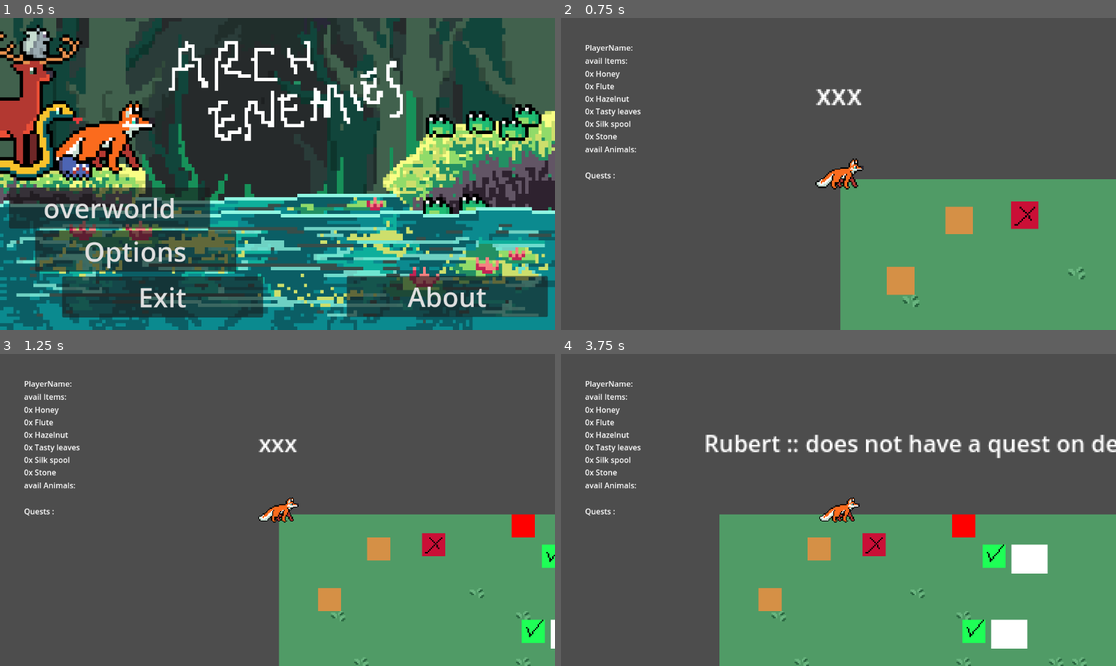
Above: before the commit, frames 1-4 (two rows, left to right).
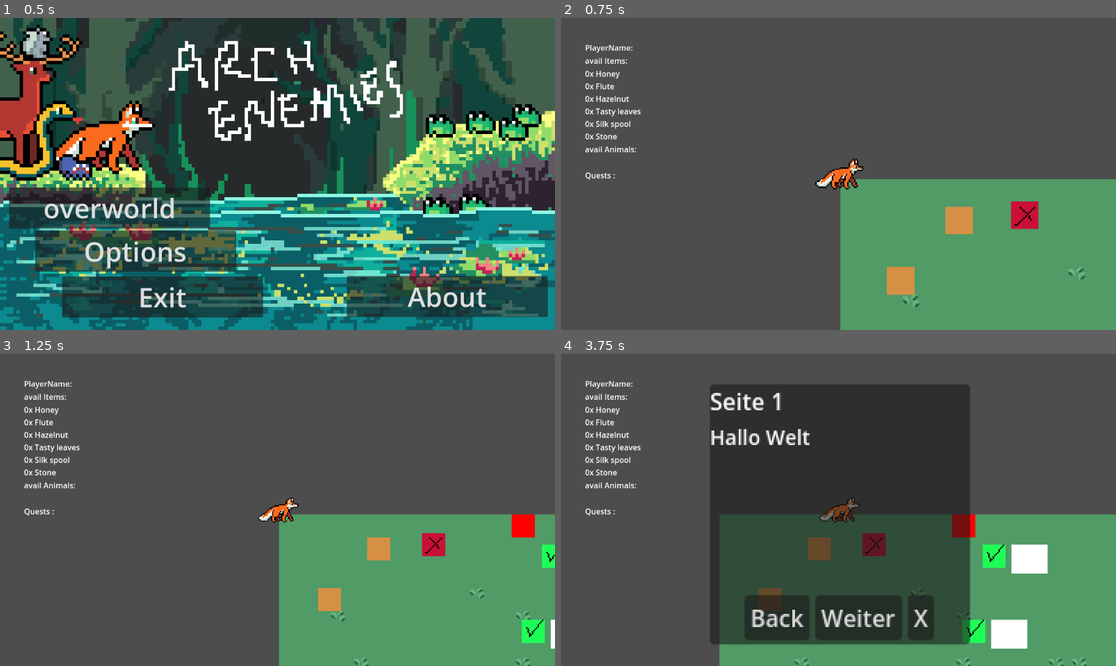
Above: after the commit, the same moments.

Repository: mango-gremlin/arch-enemies
Game: Godot game, scene res://overworld/ui/main_menu/main_menu.tscn
Two runs of this game, one before a commit and one after it. Both use one fixed random seed, a clock stepped at 60 frames per second and the inputs below.
Inputs (mouse positions are in pixels of both pictures, inside the frame that each line leads up to):
- Up to frame 1 (0.5 s): no input
- Up to frame 2 (0.75 s): click "overworld" at 0.5 s
- Up to frame 3 (1.25 s): no input
- Up to frame 4 (3.75 s): tap Enter at 1.25 s; move the mouse to (960, 494) at 1.27 s; hold D (move_right) 1.28-2.78 s; tap E (interact_overworld) at 1.35, 2.3, 3.6 s; tap Space (jump) at 1.52, 2.27 s; tap Q (use_item) at 1.55, 2.1, 3.05 s; move the mouse to (727, 525) at 2.02 s; move the mouse to (894, 441) at 2.77 s; press the mouse at (894, 441) at 2.78 s; hold A (left) 2.78-3.53 s; move the mouse to (810, 572) at 3.52 s; release the mouse at (810, 572) at 3.53 s; hold D (move_right) from 3.53 s (still down)

Frame 1 is identical in both runs. In frame 2, 0.3% of the frame differs, in the area x 45-55%, y 22-29%; in frame 3, 0.2%; in frame 4, 39%, in the area x 26-100%, y 9-94%.

Commit message:
added basic dialogue system #145 #188

Diff:
--- /dev/null
+++ b/Arch-enemies/overworld/dialogues/test_dialogue/ExampleData.gd
@@ -0,0 +1,9 @@
+extends Dialogue_Data
+
+
+class_name ExampleData
+
+# --- /
+# -- / class constructor
+func _init():
+	entries = [Page1.new(), Page2.new(), Page3.new()]
--- /dev/null
+++ b/Arch-enemies/overworld/dialogues/test_dialogue/Page1.gd
@@ -0,0 +1,29 @@
+extends Dialogue_Entry
+
+
+class_name Page1
+
+# --- /
+# -- / class constructor
+func _init():
+	pass
+
+func title() -> String:
+	return "Seite 1"
+
+
+func content() -> String:
+	return "Hallo Welt"
+
+
+# null ement in array means here disable button X
+func btn_text() -> Array[String]:
+	return ["Back", "Weiter", "X"]
+
+# btn button in from left to right, starting with 0
+func btn_action(btn: int):
+	if btn == 2:
+		SingletonPlayer.exit_dialogue()
+
+	if btn == 1:
+		SingletonPlayer.dialogue.select_page(1)
--- /dev/null
+++ b/Arch-enemies/overworld/dialogues/test_dialogue/Page2.gd
@@ -0,0 +1,33 @@
+extends Dialogue_Entry
+
+
+class_name Page2
+
+
+# --- /
+# -- / class constructor
+func _init():
+	pass
+
+func title() -> String:
+	return "Seite 2"
+
+
+func content() -> String:
+	return "Ich hoffe sowas war geweunscht"
+
+
+# null ement in array means here disable button X
+func btn_text() -> Array[String]:
+	return ["Back", "Weiter", "X"]
+
+# btn button in from left to right, starting with 0
+func btn_action(btn: int):
+	if btn == 0:
+		SingletonPlayer.dialogue.select_page(0)
+
+	if btn == 1:
+		SingletonPlayer.dialogue.select_page(2)
+
+	if btn == 2:
+		SingletonPlayer.exit_dialogue()
--- /dev/null
+++ b/Arch-enemies/overworld/dialogues/test_dialogue/Page3.gd
@@ -0,0 +1,28 @@
+extends Dialogue_Entry
+
+
+class_name Page3
+
+
+# --- /
+# -- / class constructor
+func _init():
+	pass
+
+func title() -> String:
+	return "Seite 3"
+
+
+func content() -> String:
+	return "Mal gucken, nhhh"
+
+
+# "" element in array means here disable button X
+func btn_text() -> Array[String]:
+	return ["Beenden", "", ""]
+
+# btn button in from left to right, starting with 0
+func btn_action(btn: int):
+	if btn == 0:
+		SingletonPlayer.dialogue.finish_dialogue()
+		SingletonPlayer.exit_dialogue()
--- a/Arch-enemies/overworld/entities/Player/Player.gd
+++ b/Arch-enemies/overworld/entities/Player/Player.gd
@@ -32,7 +32,14 @@
 
 func player_movement(delta):
 	# disallow movement when in dialogue
-	if SingletonPlayer.is_in_dialogue:
+	if SingletonPlayer.dialogue.in_dialogue():
+		if Input.is_action_just_pressed("move_left"): # work around for not working button pressed listeners
+			SingletonPlayer.dialogue.btn_action(0)
+		elif Input.is_action_just_pressed("move_down"):
+			SingletonPlayer.dialogue.btn_action(1)
+		elif Input.is_action_just_pressed("move_right"):
+			SingletonPlayer.dialogue.btn_action(2)
+
 		return
 	velocity = Vector2.ZERO
 	if Input.is_action_pressed("move_up"):
@@ -109,9 +116,14 @@
 			Interactable.InteractionType.NPC:
 				print("interacting with npc")
 				# entering dialogue, disable movement
-				SingletonPlayer.enter_dialogue(interaction_data["npc_id"])
-
+
+				if interaction_data["dialogue_data"] != null and not interaction_data["dialogue_data"].finished:
+					SingletonPlayer.enter_dialogue(interaction_data["dialogue_data"])
+
+				print("setting interaction label " + interaction_data["dialogue"])
 				set_interactionLabel(interaction_data["dialogue"])
+				# EVELYN, is this my fault that the interaction labels don't update anymore?
+
 				# FIXME should be easier when done with separate **dialogue system**
 				var reward_type:NPC_interaction.QuestReward = interaction_data["reward_type"]
 				var received_reward = interaction_data["reward"]
--- /dev/null
+++ b/Arch-enemies/overworld/entities/Player/npc.gd
@@ -0,0 +1,54 @@
+extends Panel
+
+
+# Called when the node enters the scene tree for the first time.
+func _ready():
+	set_text("Hello", "World!")
+	set_buttons(["I", "hate", "Godot"])
+	hide()
+
+	SingletonPlayer.dialogue.npc_control_instance = self
+
+
+# Called every frame. 'delta' is the elapsed time since the previous frame.
+func _process(delta):
+	pass
+
+
+func set_text(headline: String, body: String):
+	$row/name.text = headline
+	$row/content.text = body
+
+
+# null means disabled button, no fixme here xD
+func set_buttons(txt: Array[String]):
+	if len(txt) != 3:
+		print("Current UI only supportes 3 buttons")
+		return
+
+	for btn_index in range(0, 3):
+		var btn = get_node("row/buttons/Btn" + str(btn_index + 1))
+
+		if btn == null:
+			print("BUTTON IS null???")
+
+		if txt[btn_index] != "":
+			btn.text = txt[btn_index]
+			btn.show()
+		else:
+			btn.hide()
+
+
+func _on_btn_1_pressed():
+	print("NPC INTERACTION BTN 1 PRESSED")
+	SingletonPlayer.dialogue.btn_action(0)
+
+
+func _on_btn_2_pressed():
+	print("NPC INTERACTION BTN 2 PRESSED")
+	SingletonPlayer.dialogue.btn_action(1)
+
+
+func _on_btn_3_pressed():
+	print("NPC INTERACTION BTN 3 PRESSED")
+	SingletonPlayer.dialogue.btn_action(2)
--- a/Arch-enemies/overworld/entities/interaction_overworld/interactionspot.gd
+++ b/Arch-enemies/overworld/entities/interaction_overworld/interactionspot.gd
@@ -89,6 +89,7 @@
 	# TODO might be a separate scene that is called to run player through the interaction?
 	var received_id = parent_node.obtain_id()
 	var dialogue_string = parent_node.obtain_formatted_dialogue()
+	var dialogue_data = parent_node.dialogue_data
 	var required_item = parent_node.obtain_required_item()
 
 	# only useful when we have an item-reward!
@@ -99,6 +100,7 @@
 	var interaction_dict:Dictionary = {
 		"npc_id":received_id,
 		"dialogue":dialogue_string,
+		"dialogue_data":dialogue_data,
 		"reward":received_reward,
 		"reward_type": reward_type
 
--- a/Arch-enemies/overworld/entities/interaction_overworld/npc_interaction.gd
+++ b/Arch-enemies/overworld/entities/interaction_overworld/npc_interaction.gd
@@ -6,6 +6,7 @@
 # -- | base properties for npc instance
 
 # -- / FIXME REMOVE BECAUSE STORED IN NPC NOW !
+# not fully implemented your NPC_interaction, i don't see the necessarity yet
 var interaction_type: Interactable.InteractionType = Interactable.InteractionType.NPC
 
 # denotes id of bridge-level this will be linked to
@@ -36,6 +37,12 @@
 # -- / Dialoque options
 #FIXME
 # requires option to represent and set a dialogue
+
+# this is our created dialogue
+# THIS IS NOT A GOOD SOLUTION, GODOT DOESN'T ALLOW FOR SETTING NON NODE OBJECT AS @export
+# two solutions: create node in scope for each dialogue or a dict npc_id, dialogue_data
+var dialogue_data: Dialogue_Data = ExampleData.new()
+
 @export var dialogue_quest_undone: String = "quest undone so far"
 @export var dialogue_quest_done :String = "quest is done"
 
@@ -86,9 +93,11 @@
 	return npc_name
 
 # return the dialogue based on conditio ( quest done / undone )
+# @Evelyn: check_quest_condition contains the new finished condition, where do you actually update is_recruited = true?
+# didn't find that, so, a small work around to show that everything works
 func obtain_dialogue() -> String:
 	if is_recruited:
-		return dialogue_quest_done
+		return dialogue_quest_done # with my dialogue system, there's no need to show this anymore, it just opens the window
 	else:
 		return dialogue_quest_undone
 
@@ -109,7 +118,7 @@
 					return true
 				return false
 			NPC_interaction.Quest.NPC:
-				if SingletonPlayer.check_npc_state(required_npc_id):
+				if dialogue_data.finished: # correct?
 					# visited npc already
 					return true
 				return false
@@ -148,6 +157,7 @@
 
 # returns formatted dialogue
 # TODO should maybe contain the active state of the conversation
+# how? the message might be to long to display, see example dialogue
 func obtain_formatted_dialogue() ->String:
 	var dialogue_string:String = "%s :: %s!"
 	var received_name = obtain_name()
--- a/Arch-enemies/overworld/main_scene_overworld.tscn
+++ b/Arch-enemies/overworld/main_scene_overworld.tscn
@@ -108,4 +108,3 @@
 shape = SubResource("RectangleShape2D_25akq")
 
 [connection signal="saved_player" from="Player" to="." method="_on_player_saved_player"]
-[connection signal="updated_inventory" from="Player" to="overworld_ui" method="_on_player_updated_inventory"]
--- a/Arch-enemies/overworld/overworld_test_scene.tscn
+++ b/Arch-enemies/overworld/overworld_test_scene.tscn
@@ -15,6 +15,7 @@
 script = ExtResource("1_68nsw")
 
 [node name="Player" parent="." instance=ExtResource("2_t5ll0")]
+visible = false
 
 [node name="world" parent="." instance=ExtResource("3_1pyue")]
 
@@ -109,4 +110,3 @@
 dialogue_quest_done = "thanks for the item!"
 
 [connection signal="saved_player" from="Player" to="." method="_on_player_saved_player"]
-[connection signal="updated_inventory" from="Player" to="overworld_ui" method="_on_player_updated_inventory"]
--- a/Arch-enemies/overworld/scenes/player.tscn
+++ b/Arch-enemies/overworld/scenes/player.tscn
@@ -1,8 +1,10 @@
-[gd_scene load_steps=11 format=3 uid="uid://dndu4pg1i3tlf"]
+[gd_scene load_steps=13 format=3 uid="uid://dndu4pg1i3tlf"]
 
 [ext_resource type="Script" path="res://overworld/entities/Player/Player.gd" id="1_lcx6v"]
 [ext_resource type="Texture2D" uid="uid://802nqkliaru4" path="res://assets/art/characters/fox.png" id="2_tenk7"]
 [ext_resource type="Script" path="res://overworld/entities/Player/ZoomCamera.gd" id="3_y8j37"]
+[ext_resource type="Texture2D" uid="uid://b140cjg8pebfw" path="res://assets/art/objects/npc-background.png" id="4_h0meo"]
+[ext_resource type="Script" path="res://overworld/entities/Player/npc.gd" id="4_nsusk"]
 
 [sub_resource type="RectangleShape2D" id="RectangleShape2D_8xcpl"]
 size = Vector2(23, 9)
@@ -85,14 +87,17 @@
 z_index = 1
 
 [node name="interactionarea" type="Area2D" parent="interactioncomponents"]
+visible = false
 collision_layer = 0
 collision_mask = 8
 monitorable = false
 
 [node name="CollisionShape2D" type="CollisionShape2D" parent="interactioncomponents/interactionarea"]
+visible = false
 shape = SubResource("CircleShape2D_hpei2")
 
 [node name="InteractLabel" type="Label" parent="interactioncomponents"]
+visible = false
 offset_left = -94.0
 offset_top = -62.0
 offset_right = 94.0
@@ -101,5 +106,65 @@
 horizontal_alignment = 1
 vertical_alignment = 1
 
+[node name="npc" type="Panel" parent="interactioncomponents"]
+offset_left = -90.0
+offset_top = -90.0
+offset_right = 90.0
+offset_bottom = 90.0
+script = ExtResource("4_nsusk")
+
+[node name="background" type="Sprite2D" parent="interactioncomponents/npc"]
+position = Vector2(90, 90)
+scale = Vector2(180, 180)
+texture = ExtResource("4_h0meo")
+
+[node name="row" type="VBoxContainer" parent="interactioncomponents/npc"]
+layout_mode = 1
+anchors_preset = 8
+anchor_left = 0.5
+anchor_top = 0.5
+anchor_right = 0.5
+anchor_bottom = 0.5
+offset_left = -90.0
+offset_top = -90.0
+offset_right = 90.0
+offset_bottom = 90.0
+grow_horizontal = 2
+grow_vertical = 2
+
+[node name="name" type="Label" parent="interactioncomponents/npc/row"]
+layout_mode = 2
+text = "Das ist der NPC Name"
+
+[node name="content" type="Label" parent="interactioncomponents/npc/row"]
+custom_minimum_size = Vector2(0, 115)
+layout_mode = 2
+theme_override_constants/line_spacing = -5
+theme_override_font_sizes/font_size = 14
+text = "designed by a swabian skiller with much love
+LLLLLLLLLLLLLLLLLLLLLLLLLLLLLLLLLLLLLLLLLLLLLLLLLL
+LLLLLLLLLLLLLLLLLLLLLLLLLLLLLLLLLLLLLLLLLLLLLL"
+autowrap_mode = 1
+clip_text = true
+
+[node name="buttons" type="HBoxContainer" parent="interactioncomponents/npc/row"]
+layout_mode = 2
+alignment = 1
+
+[node name="Btn1" type="Button" parent="interactioncomponents/npc/row/buttons"]
+layout_mode = 2
+text = "Accept"
+
+[node name="Btn2" type="Button" parent="interactioncomponents/npc/row/buttons"]
+layout_mode = 2
+text = "Decline"
+
+[node name="Btn3" type="Button" parent="interactioncomponents/npc/row/buttons"]
+layout_mode = 2
+text = "Exit"
+
 [connection signal="area_entered" from="interactioncomponents/interactionarea" to="." method="_on_interactionarea_area_entered"]
 [connection signal="area_exited" from="interactioncomponents/interactionarea" to="." method="_on_interactionarea_area_exited"]
+[connection signal="pressed" from="interactioncomponents/npc/row/buttons/Btn1" to="interactioncomponents/npc" method="_on_btn_1_pressed"]
+[connection signal="pressed" from="interactioncomponents/npc/row/buttons/Btn2" to="interactioncomponents/npc" method="_on_btn_2_pressed"]
+[connection signal="pressed" from="interactioncomponents/npc/row/buttons/Btn3" to="interactioncomponents/npc" method="_on_btn_3_pressed"]
--- /dev/null
+++ b/Arch-enemies/overworld/scripts/dialogue/Dialogue.gd
@@ -0,0 +1,58 @@
+# class: Dialogue
+# --- /
+# Main handler for npc dialogues in the overworld
+class_name Dialogue
+
+var is_in_dialogue:bool = false
+var active_dialogue:Dialogue_Data = null
+
+# no type here, on startup, this will be configured
+var npc_control_instance = null
+
+# --- /
+# -- / class constructor
+func _init():
+	pass
+
+func enter_dialogue(dialogue:Dialogue_Data):
+
+	is_in_dialogue = true
+	active_dialogue = dialogue
+
+	active_dialogue.select_page(0)
+
+func in_dialogue() -> bool:
+	return is_in_dialogue
+
+func exit_dialogue():
+	is_in_dialogue = false
+	active_dialogue = null
+
+	# hide panel
+	npc_control_instance.hide()
+
+func select_page(page: int):
+	if active_dialogue == null:
+		print("NO DIALOGUE STARTED, CAN'T CHANGE PAGE")
+		return
+
+	active_dialogue.select_page(page)
+
+func btn_action(btn: int):
+	if active_dialogue == null:
+		return
+
+	active_dialogue.btn_action(btn)
+
+
+# THIS METHOD CHANGES THE DIALOGUE_DATA, SETS IT TO FINISHED, AS A CONSEQUENCE, IN THE NPC ITSELF, THE OBJECT IS GONNA CHANGE,
+# THIS WAY, YOU FIND OUT, WHICH DIALOGUE IS COMPLETED
+# FINISH_DIALOGUE ITSELF MUST BE CALLED FROM INSIDE A CONCRETE DIALOGUE
+func finish_dialogue():
+	if active_dialogue == null:
+		print("NO DIALOGUE TO FINISH")
+		return
+
+	print("DIALOGUE FINISHED")
+
+	active_dialogue.finished = true
--- /dev/null
+++ b/Arch-enemies/overworld/scripts/dialogue/Dialogue_Data.gd
@@ -0,0 +1,38 @@
+# class: Dialogue_Data
+# --- /
+# representation of the complete dialog
+class_name Dialogue_Data
+
+var entries: Array[Dialogue_Entry] = []
+var currentEntry: int = 0
+var finished: bool = false
+
+# --- /
+# -- / class constructor
+func _init():
+	pass
+
+
+func select_page(page: int):
+	if page >= len(entries):
+		print("ERROR, INVALID PAGE NUMBER SUPPLIED")
+		return
+
+	currentEntry = page
+
+	# of course, no data type here, idk how to work with signals
+	var control_instance = SingletonPlayer.dialogue.npc_control_instance
+
+	var entry: Dialogue_Entry = entries[currentEntry]
+
+	# set title and content
+	control_instance.set_text(entry.title(), entry.content())
+
+	# set button text
+	control_instance.set_buttons(entry.btn_text())
+
+	# show panel
+	control_instance.show()
+
+func btn_action(btn: int):
+	entries[currentEntry].btn_action(btn)
--- /dev/null
+++ b/Arch-enemies/overworld/scripts/dialogue/Dialogue_Entry.gd
@@ -0,0 +1,27 @@
+# class: Dialogue_Entry
+# --- /
+# representation of a single dialogue (with text & button actions),
+# use this class as a template (inheritance)
+class_name Dialogue_Entry
+
+# --- /
+# -- / class constructor
+func _init():
+	pass
+
+
+func title() -> String:
+	return "default"
+
+
+func content() -> String:
+	return "no text specified"
+
+
+# null ement in array means here disable button X
+func btn_text() -> Array[String]:
+	return ["Accept", "Decline", "Exit"]
+
+# btn button in from left to right, starting with 0
+func btn_action(btn: int):
+	pass
--- a/Arch-enemies/singleton_scripts/singleton_player.gd
+++ b/Arch-enemies/singleton_scripts/singleton_player.gd
@@ -115,22 +115,7 @@
 	# possibly more
 }
 
-var is_in_dialogue:bool = false
-# may be improved
-var active_dialogue:int = 0
-var test:Array
-
-# Dictionary of NPC's that have been talked to
-# -> key: integer : denoting npc_id
-# -> value: bool : denoting whether interaction was done or not
-# FIXME might lead to wrong interpretation ?
-var npc_talked_to: Array = [0]
-
-# checks whether player already interacted with npc
-func check_npc_state(npc_id:int) -> bool:
-	if npc_talked_to.has(npc_id):
-		return true
-	return false
+var dialogue = Dialogue.new()
 
 # --- /
 # -- / Bridge management
@@ -205,16 +190,9 @@
 
 # takes npc_id, sets is_in_dialogue to true,
 # queries dialogue to display from given id
-# TODO handle dialogue and query dialogue from given npc_id
-func enter_dialogue(npc_id:int):
-
-
-	is_in_dialogue = true
-	active_dialogue = npc_id
-
-	pass
+func enter_dialogue(dialogue_data:Dialogue_Data):
+	dialogue.enter_dialogue(dialogue_data)
 
 # ends dialogue -> sets is_in_dialogue to false
 func exit_dialogue():
-	is_in_dialogue = false
-	active_dialogue = 0
+	dialogue.exit_dialogue()
